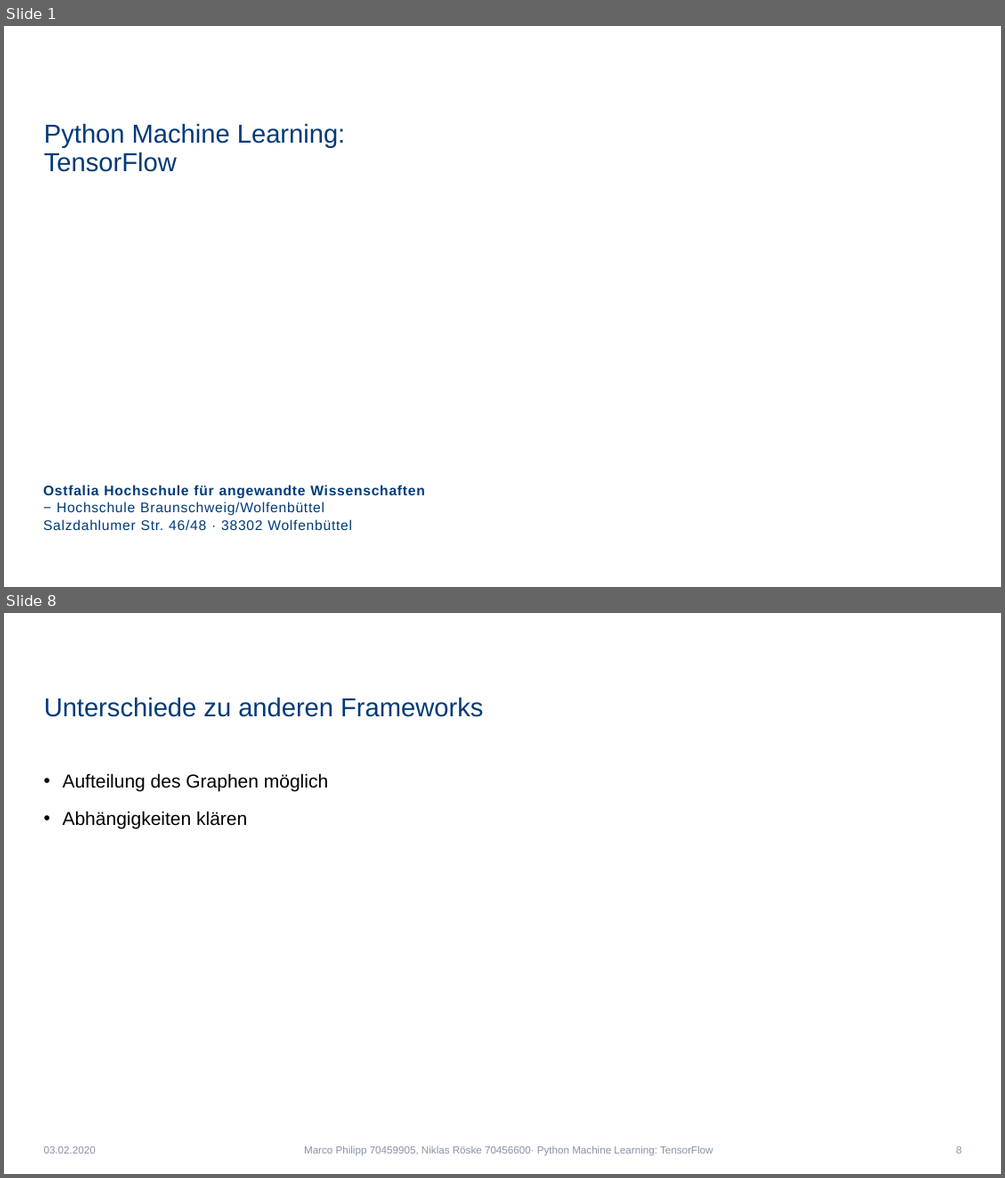
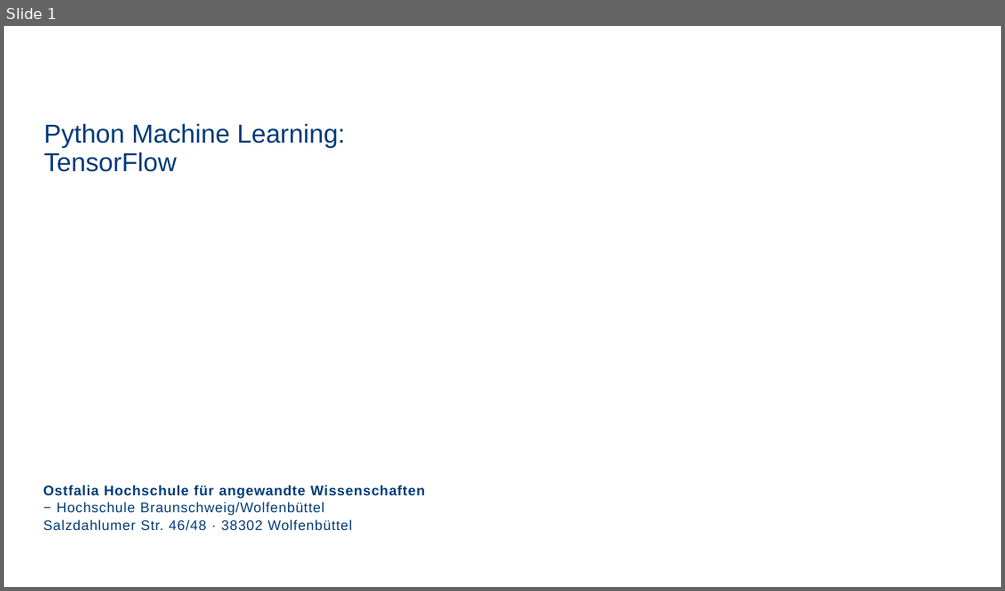
Before and after one commit to Niklas1997Git/Seminar, a slide deck: SeminarPräsentation.pptx. Shown one above the other, each under a label of ours: slides 1 and 8 before the commit, slide 1 after it; the slides between them are not shown. The pictures are 1005x1178 and 1005x591 pixels, drawn with LibreOffice and Linux fonts; fonts in the diff are those of the drawing; background and template pictures are left out. Boxes give left, top, right and bottom in pixels: in the first picture for what was removed or moved away, otherwise in the second. Text is boxed around its words. In the diff, an @@ line names an element or a change of style, - is before the commit and + after.

```diff
--- a/SeminarPräsentation.pptx
+++ b/SeminarPräsentation.pptx
@@ slide 8 removed at [4,613,1001,1174], background #FFFFFF @@
@@ title removed at [44,698,483,717] @@
-Unterschiede zu anderen Frameworks
@@ text removed at [63,773,328,828] @@
-• Aufteilung des Graphen möglich
-• Abhängigkeiten klären
@@ text removed at [44,1146,96,1153] @@
-03.02.2020
@@ text removed at [304,1145,712,1155] @@
-Marco Philipp 70459905, Niklas Röske 70456600· Python Machine Learning: TensorFlow
@@ page number removed at [956,1146,962,1153] @@
-8
```
Also in this commit, not shown: 15 slides changed.
